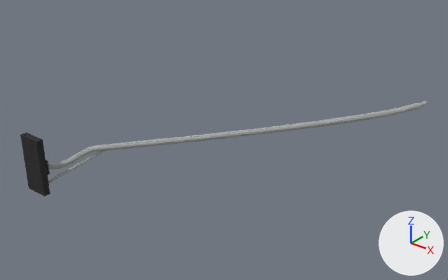
A saved change to the OBJ model src/main/resources/assets/realgrid/models/block/pole_light_mount/arm_6_right.obj.
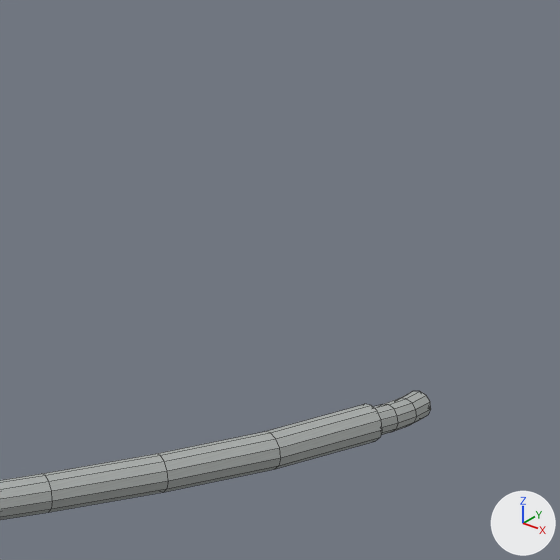
Each version appears first whole from a 50 mm camera at (7.524, -5.408, 4.701) aimed at (2.377, 1.026, 0.712), and next in a close-up on the part from 80% to 100% of the width and 14% to 45% of the height. Every picture has the same lights, and +X, +Y and +Z are marked at lower right. The last two pictures show the newer version. The close-ups show mesh edges as thin lines. Where no turn or scale is listed for an object, it has been applied to the vertices. Vertices at exactly the same position are counted once.

Script lines for the objects in view, before the commit:
```python
me_pole_light_mount_6_right = bpy.data.meshes.new('pole_light_mount_6_right')
me_pole_light_mount_6_right.from_pydata(...)  # 456 vertices, 429 faces; spans x 0.31..4.53, y -1.0..3.19, z 0.06..1.2
# faces by material slot: [24, 405]
me_pole_light_mount_6_right.materials.append(mat_clamp)  # picture img_pole_light_mount_clamp
me_pole_light_mount_6_right.materials.append(mat_metal)  # picture img_pole_light_mount_metal
ob_pole_light_mount_6_right = bpy.data.objects.new('pole_light_mount_6_right', me_pole_light_mount_6_right)
ob_pole_light_mount_6_right.location = (0.0, 0.0, 0.0)
```
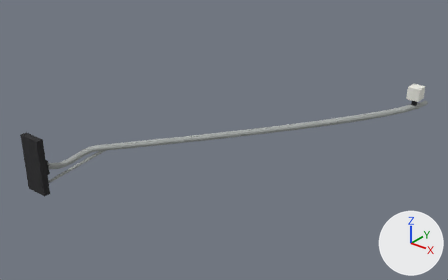
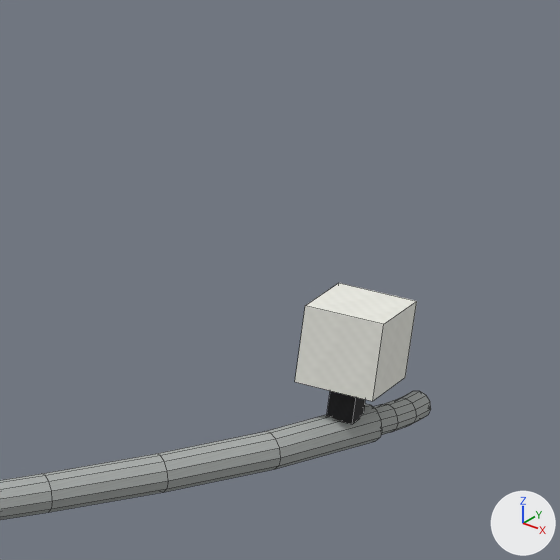
What changed in the scene script:
```text
Add img_pole_light_mount_porcelain:
    img_pole_light_mount_porcelain = load_image('pole_light_mount_porcelain', '../../../textures/blocks/pole_light_mount_porcelain.png', 16, 16, 'sRGB')
Add mat_porcelain:
    mat_porcelain = principled_material('porcelain')
    mat_porcelain.texture = img_pole_light_mount_porcelain
    mat_porcelain.roughness = 1.0
Change me_pole_light_mount_6_right:
    used by ob_pole_light_mount_6_right; location = (0.0, 0.0, 0.0)
    remove me_pole_light_mount_6_right.from_pydata(...)  # 456 vertices, 429 faces; spans x 0.31..4.53, y -1.0..3.19, z 0.06..1.2
    add me_pole_light_mount_6_right.from_pydata(...)  # 472 vertices, 441 faces; spans x 0.31..4.53, y -1.0..3.19, z 0.06..1.47
    me_pole_light_mount_6_right part 1: a new loose piece, a box spanning x 4.391..4.453, y 2.911..2.973, z 1.184..1.278, in mat_clamp (picture img_pole_light_mount_clamp)
    me_pole_light_mount_6_right part 2: a new loose piece, a box spanning x 4.33..4.52, y 2.85..3.04, z 1.28..1.47, in mat_porcelain (picture img_pole_light_mount_porcelain)
    add me_pole_light_mount_6_right.materials.append(mat_porcelain)  # picture img_pole_light_mount_porcelain
```

Changed parts and their boxes (x1, y1, x2, y2) in the close-ups (560 x 560 px):
'pole_light_mount_6_right', reshaped: before (0, 391, 431, 520); after (0, 283, 431, 520)
part 1 of me_pole_light_mount_6_right, added: after (327, 391, 365, 424)
part 2 of me_pole_light_mount_6_right, added: after (295, 283, 417, 401)
